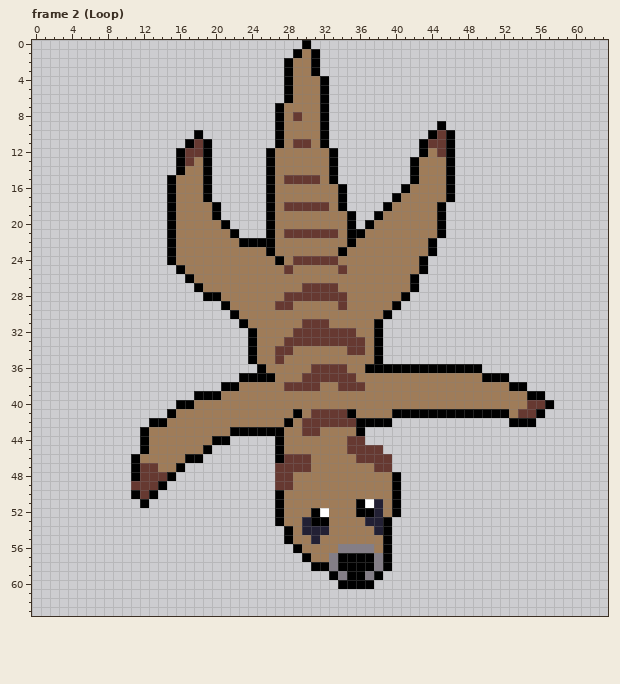
One commit to this pixel-art file: src/images/digging.aseprite. The picture above was drawn from the file before the commit.
64x64 pixels, 4 frames. Shown: frame 2 (Loop). The commit also changed other frames, which this record leaves out.
New version:
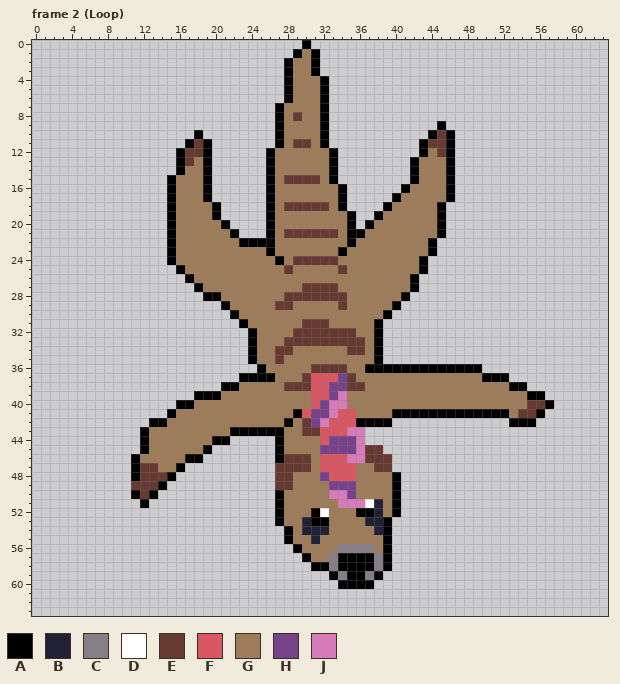
Palette (. is transparent): A #000000  B #222034  C #847e87  D #ffffff  E #663931  F #d95763  G #9f7c59  H #76428a  J #d77bba
Commit: Make meerkat's hair mohawk
The exact change:
layer "Hair" added
--- frame 2 (Loop), layer "Hair"
@@ x 28..38 @@
 36 GGGEEEEGGAA
-37 GGEEEEEEGGG
-38 EEEEGGEEEGG
-39 GGGGGGGGGGG
-40 GGGGGGGGGGG
-41 GAGEEEEAGGG
-42 AGEEEEEEAAA
-43 GGEEGGGGA..
-44 GGGGGGGEE..
-45 GGGGGGGEEEE
-46 EEEGGGGGEEE
-47 EEEGGGGGGGE
-48 EGGGGGGGGGG
-49 EGGGGGGGGGG
-50 GGGGGGGGGGG
-51 GGGGGGGGADB
+37 GGEFFFHEGGG
+38 EEEFFHHEEGG
+39 GGGFFHJGGGG
+40 GGGFHJJGGGG
+41 GAFHHJFFGGG
+42 AGEHJFFFAAA
+43 GGEEFFFJJ..
+44 GGGGFHHHJ..
+45 GGGGHHHHJEE
+46 EEEGFFFJJEE
+47 EEEGFFFFGGE
+48 EGGGHFFFGGG
+49 EGGGGHHHGGG
+50 GGGGGJJHGGG
+51 GGGGGGJJJDB
 52 GGGADGGGAAB
